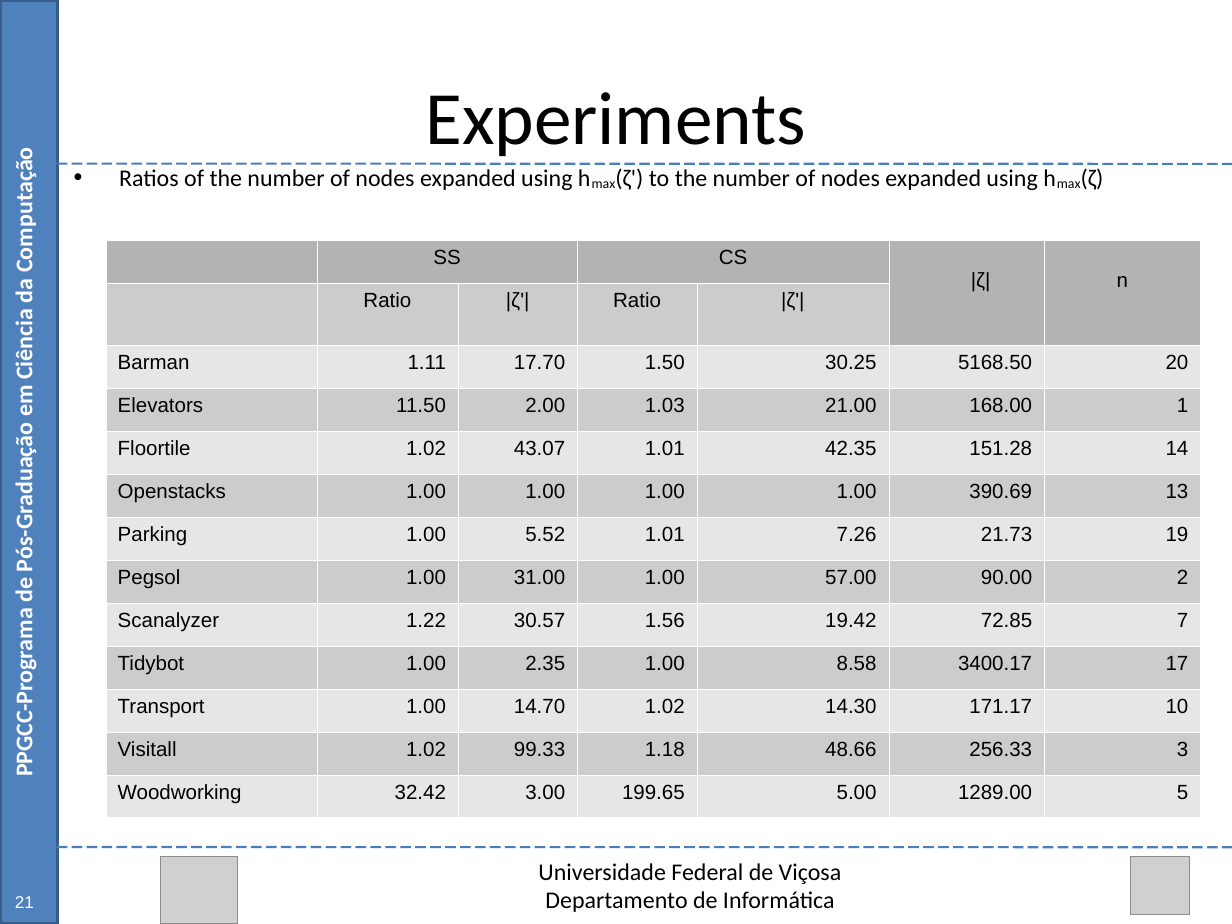
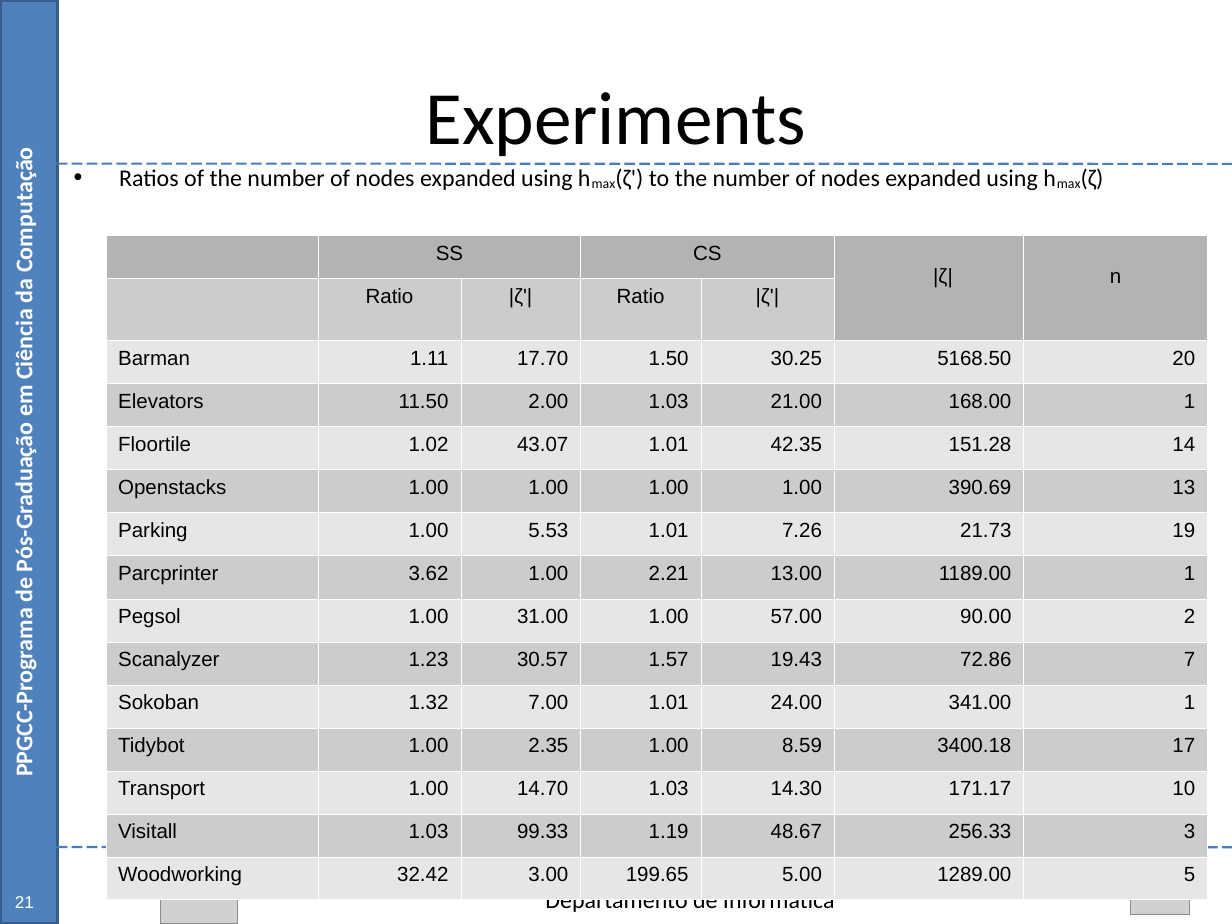
Before and after one commit to Marvinsky/research-marvin, a slide deck: slide 43 of latex/odp/dissertation_v2.odp. Drawn at 1232x924 pixels with LibreOffice and Linux fonts; fonts in the diff are those of the drawing; grey boxes stand for pictures. Boxes give left, top, right and bottom in pixels: in the first picture for what was removed or moved away, otherwise in the second. Text is boxed around its words. In the diff, an @@ line names an element or a change of style, - is before the commit and + after.

```diff
--- a/latex/odp/dissertation_v2.odp
+++ b/latex/odp/dissertation_v2.odp
@@ table at (106, 235, 1206, 898) @@
-row 7: Parking | 1.00 | 5.52 | 1.01 | 7.26 | 21.73 | 19
+row 7: Parking | 1.00 | 5.53 | 1.01 | 7.26 | 21.73 | 19
+row 8: Parcprinter | 3.62 | 1.00 | 2.21 | 13.00 | 1189.00 | 1
-row 9: Scanalyzer | 1.22 | 30.57 | 1.56 | 19.42 | 72.85 | 7
-row 10: Tidybot | 1.00 | 2.35 | 1.00 | 8.58 | 3400.17 | 17
-row 11: Transport | 1.00 | 14.70 | 1.02 | 14.30 | 171.17 | 10
-row 12: Visitall | 1.02 | 99.33 | 1.18 | 48.66 | 256.33 | 3
+row 10: Scanalyzer | 1.23 | 30.57 | 1.57 | 19.43 | 72.86 | 7
+row 11: Sokoban | 1.32 | 7.00 | 1.01 | 24.00 | 341.00 | 1
+row 12: Tidybot | 1.00 | 2.35 | 1.00 | 8.59 | 3400.18 | 17
+row 13: Transport | 1.00 | 14.70 | 1.03 | 14.30 | 171.17 | 10
+row 14: Visitall | 1.03 | 99.33 | 1.19 | 48.67 | 256.33 | 3
@@ table: place and size @@
-table at (106, 240, 1201, 818)
+table at (106, 235, 1206, 898)
```
Also in this commit, not shown: 1 other slide changed.
